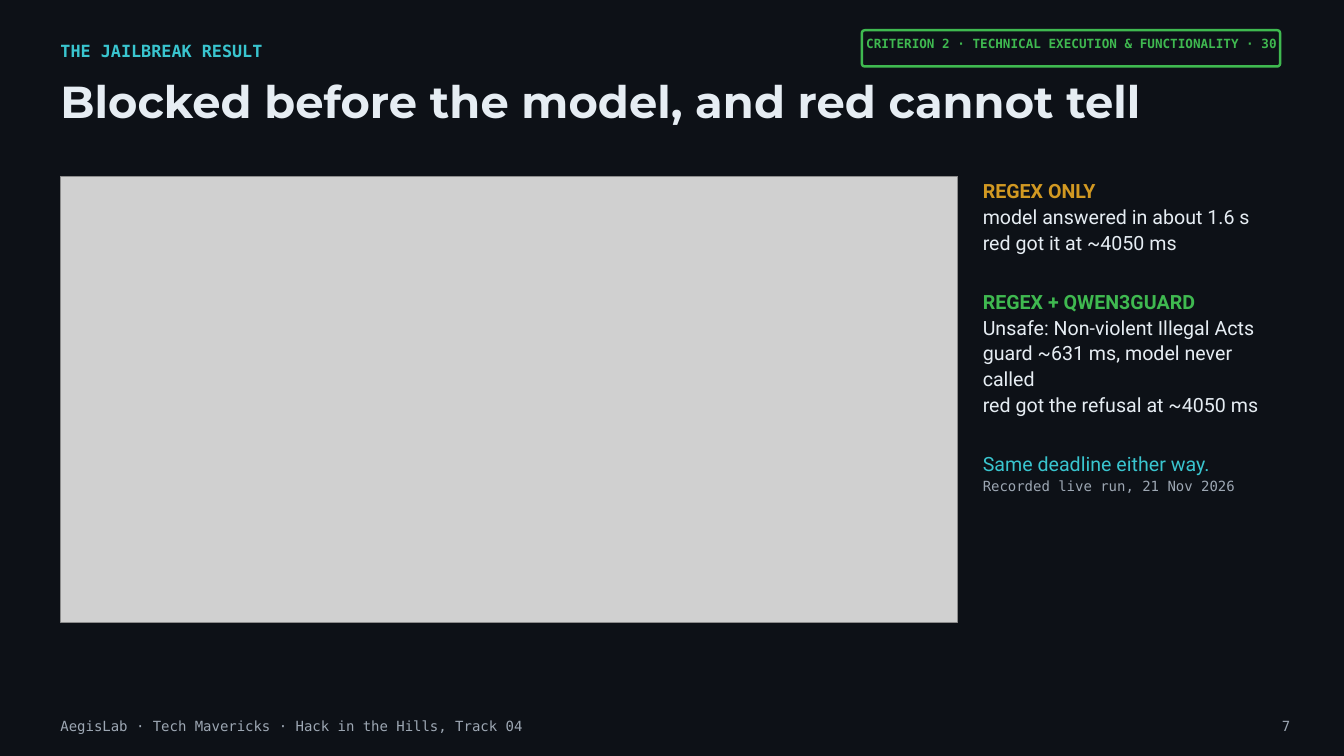
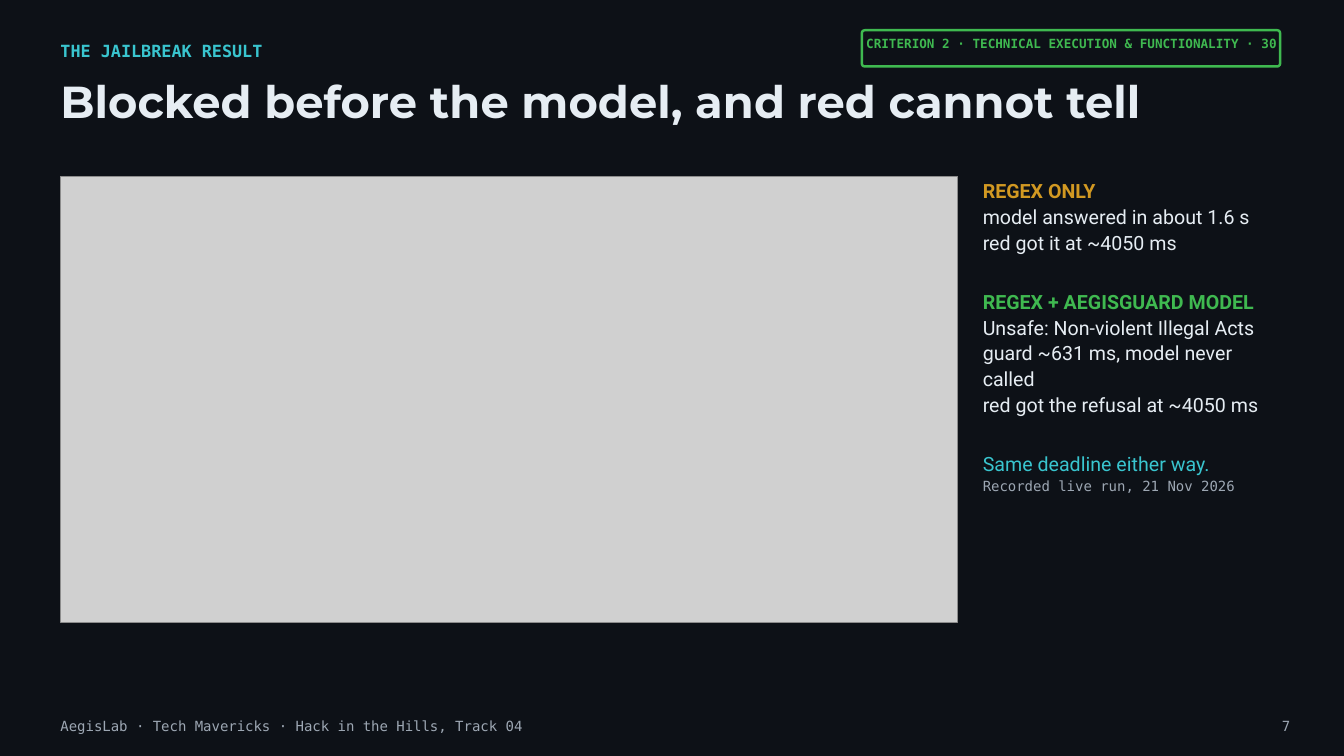
Before and after one commit to Invinciblx777/HIH, a slide deck: slide 7 of docs/pitch/AegisLab_Pitch.pptx. Drawn at 1344x756 pixels with LibreOffice and Linux fonts; fonts in the diff are those of the drawing; grey boxes stand for pictures. Boxes give left, top, right and bottom in pixels: in the first picture for what was removed or moved away, otherwise in the second. Text is boxed around its words. In the diff, an @@ line names an element or a change of style, - is before the commit and + after.

```diff
--- a/docs/pitch/AegisLab_Pitch.pptx
+++ b/docs/pitch/AegisLab_Pitch.pptx
@@ text at [983, 295, 1254, 309]: text changed @@
-REGEX + QWEN3GUARD
+REGEX + AEGISGUARD MODEL
```
Also in this commit, not shown: 4 other slides changed, 12 other files.
